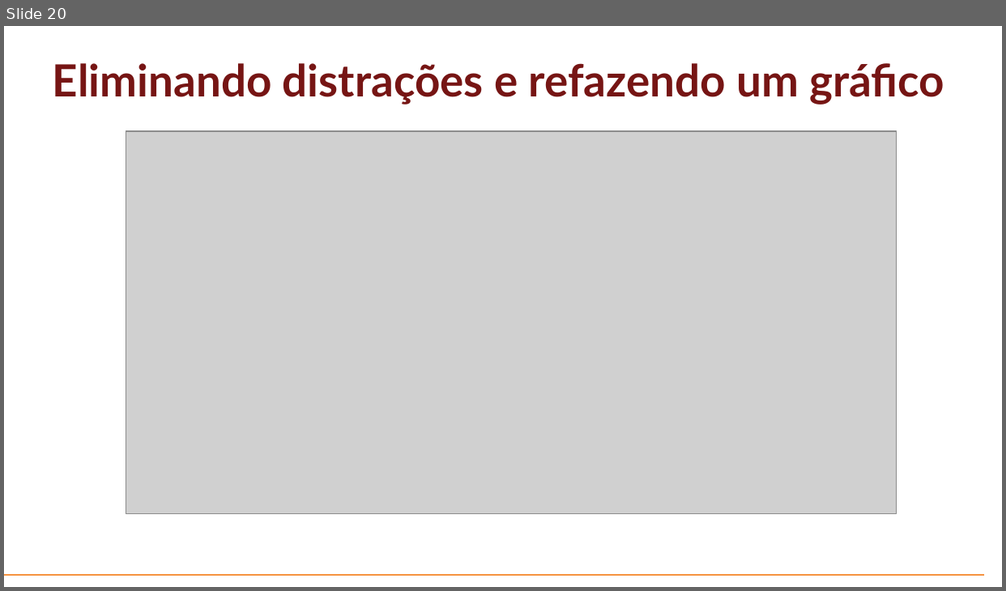
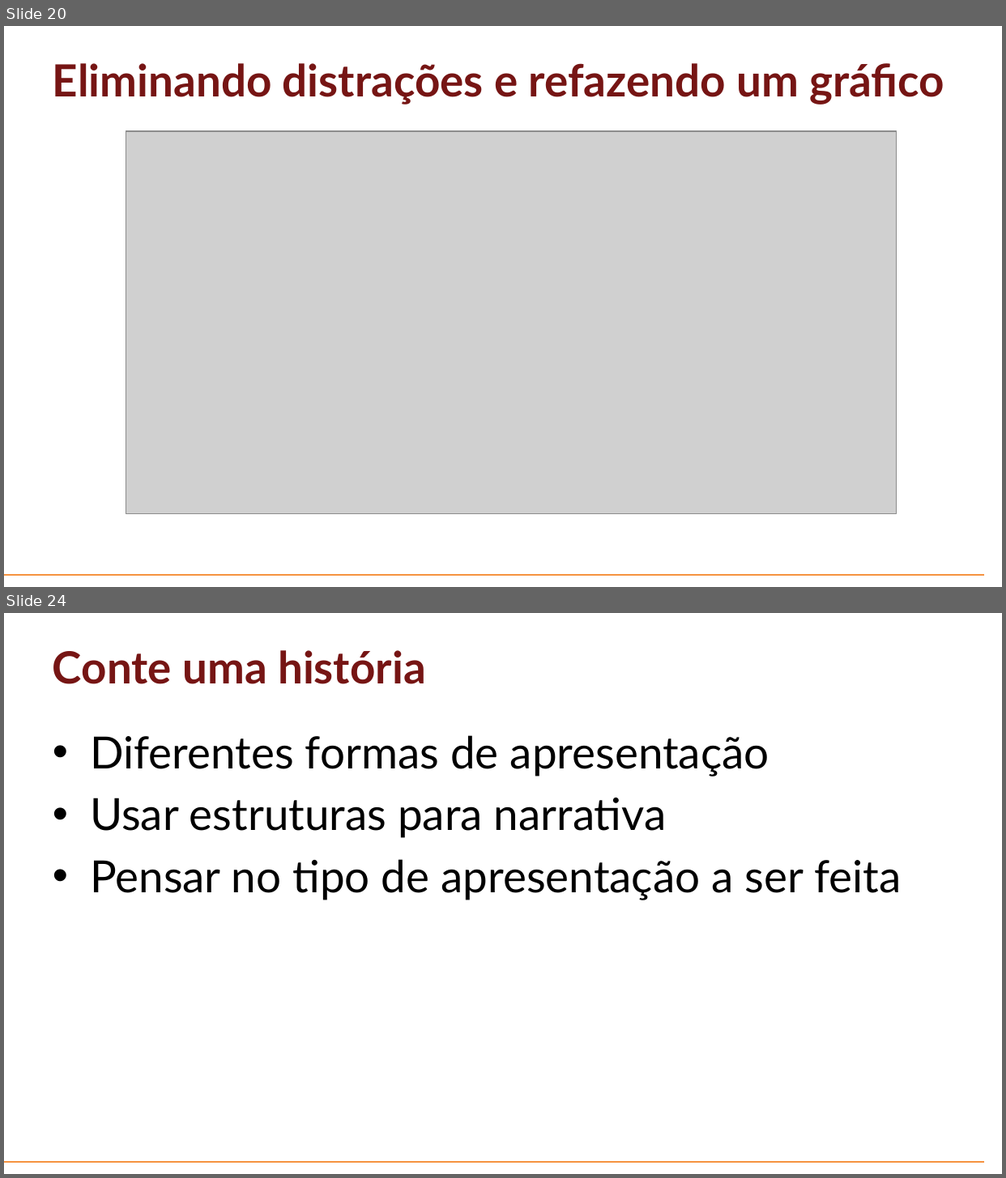
Before and after one commit to mikael04/aulas-profortec-datavis, a slide deck: Aulas/Aula-02-Proj-Vis-Dados.pptx. Shown one above the other, each under a label of ours: slide 20 before the commit, slides 20 and 24 after it; the slides between them are not shown. The pictures are 1006x591 and 1006x1178 pixels, drawn with LibreOffice and Linux fonts; fonts in the diff are those of the drawing; grey boxes stand for pictures; background and template pictures are left out. Boxes give left, top, right and bottom in pixels: in the first picture for what was removed or moved away, otherwise in the second. Text is boxed around its words. In the diff, an @@ line names an element or a change of style, - is before the commit and + after.

Commit message:
Alterando aula para apresentação pptx;

```diff
--- a/Aulas/Aula-02-Proj-Vis-Dados.pptx
+++ b/Aulas/Aula-02-Proj-Vis-Dados.pptx
@@ slide 24 added at box(4, 613, 1002, 1174), background #FFFFFF; not listed: 1 template element that a slide beside it also shows @@
@@ title added at box(53, 650, 426, 684), 32 pt, text #761514, bold @@
+Conte uma história
@@ text added at box(90, 735, 901, 901), 32 pt, text #000000 @@
+• Diferentes formas de apresentação
+• Usar estruturas para narrativa
+• Pensar no tipo de apresentação a ser feita
```
Also in this commit, not shown: 5 other slides added, 3 slides removed, 2 other files.
